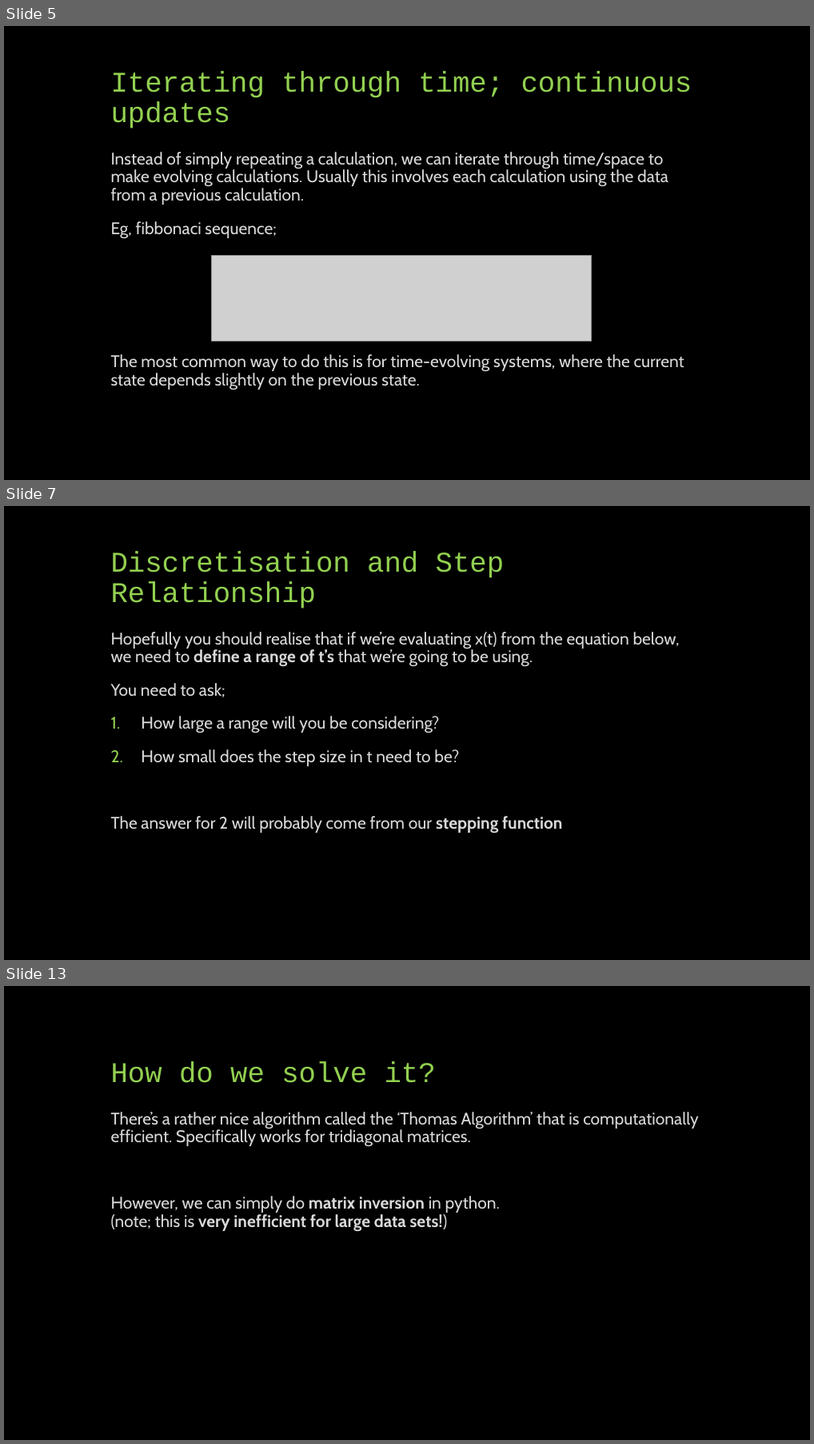
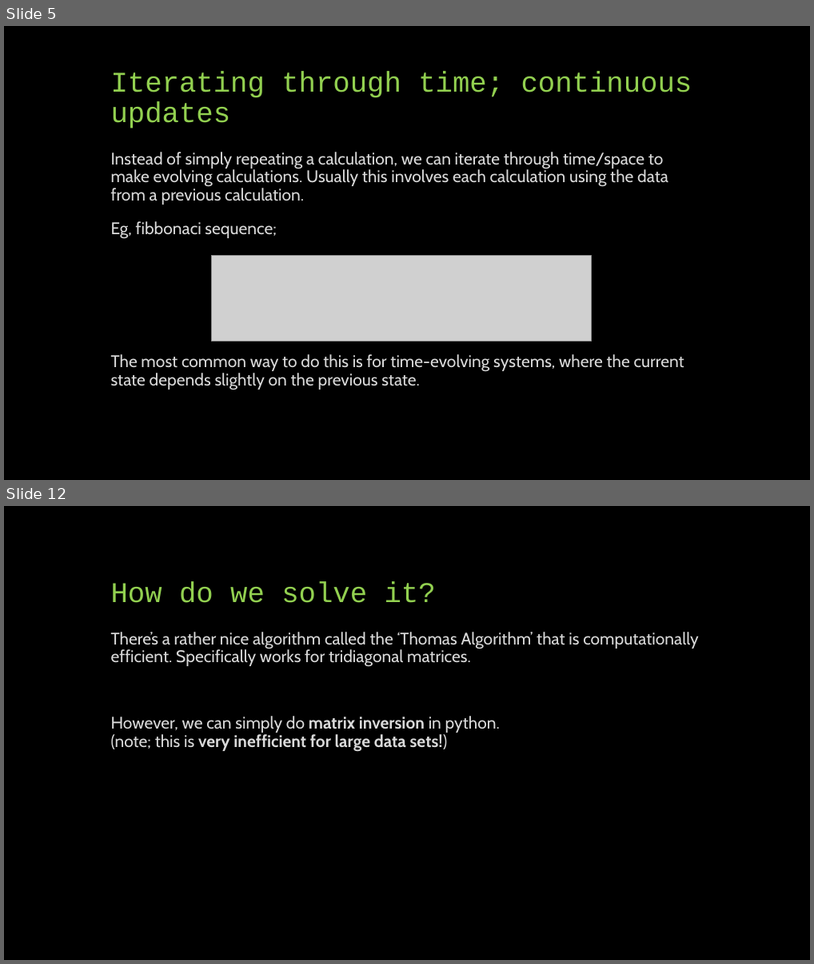
Before and after one commit to phys3112/Tutorials-with-Matt, a slide deck: Tutorial 5 Iterative methods.pptx. Shown one above the other, each under a label of ours: slides 5, 7 and 13 before the commit, slides 5 and 12 after it; the slides between them are not shown. The pictures are 814x1444 and 814x964 pixels, drawn with LibreOffice and Linux fonts; fonts in the diff are those of the drawing; grey boxes stand for pictures. Boxes give left, top, right and bottom in pixels: in the first picture for what was removed or moved away, otherwise in the second. Text is boxed around its words. In the diff, an @@ line names an element or a change of style, - is before the commit and + after.

```diff
--- a/Tutorial 5 Iterative methods.pptx
+++ b/Tutorial 5 Iterative methods.pptx
@@ slide 7 removed at bbox=[4, 506, 810, 960], background #000000 @@
@@ title removed at bbox=[111, 552, 505, 608] @@
-Discretisation and Step Relationship
@@ text removed at bbox=[111, 632, 680, 833] @@
-Hopefully you should realise that if we’re evaluating x(t) from the equation below, we need to define a range of t’s that we’re going to be using.
-You need to ask;
-1. How large a range will you be considering?
-2. How small does the step size in t need to be?
-The answer for 2 will probably come from our stepping function
@@ what was slide 13 is now slide 12 @@
```
Also in this commit, not shown: 8 slides changed, 1 slide added, 1 other slide removed, 1 other file.
